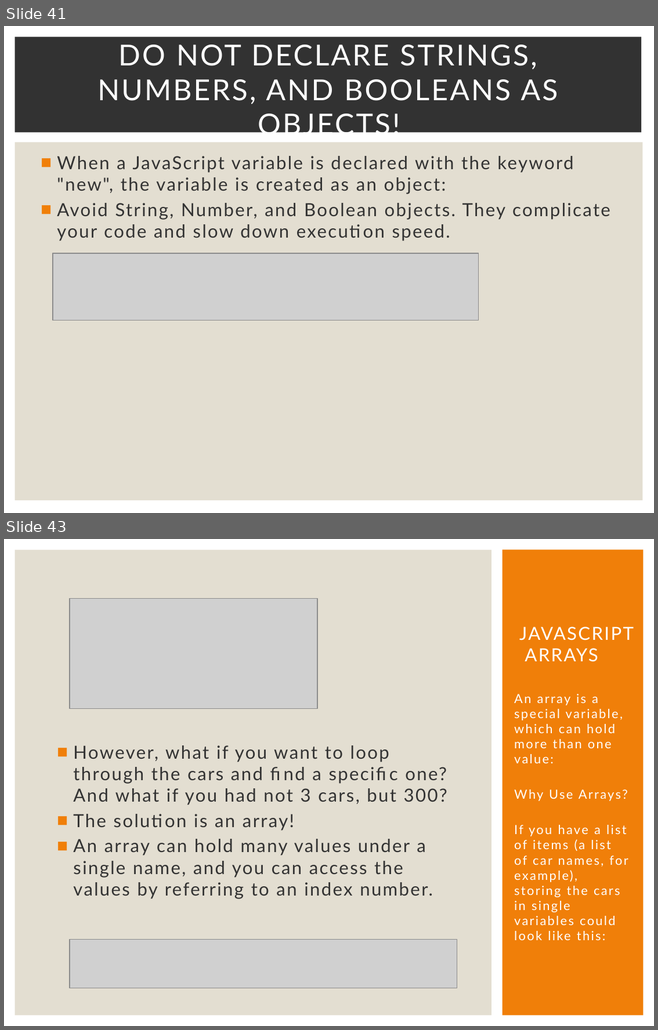
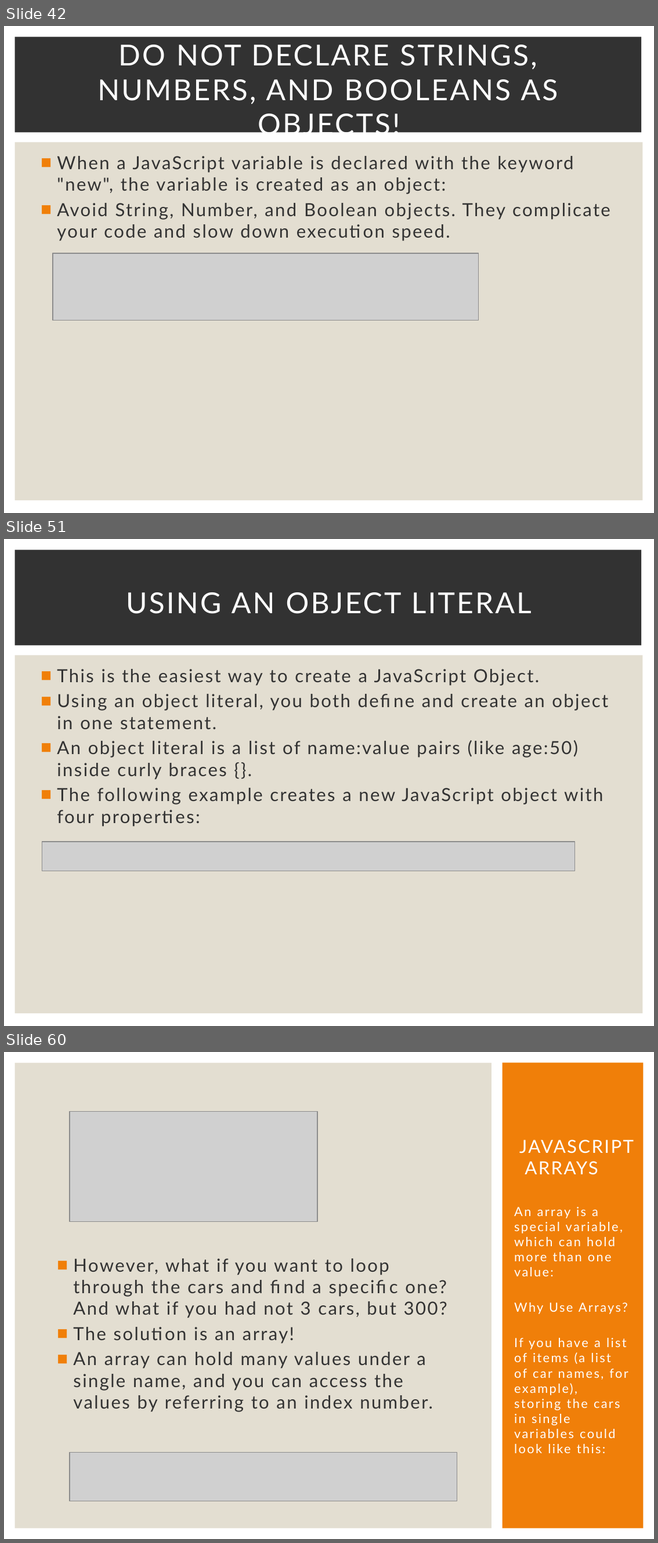
Before and after one commit to Karamihova/Fundamentals-JS, a slide deck: Programming Prep.pptx. Shown one above the other, each under a label of ours: slides 41 and 43 before the commit, slides 42, 51 and 60 after it; the slides between them are not shown. The pictures are 658x1030 and 658x1543 pixels, drawn with LibreOffice and Linux fonts; fonts in the diff are those of the drawing; grey boxes stand for pictures. Boxes give left, top, right and bottom in pixels: in the first picture for what was removed or moved away, otherwise in the second. Text is boxed around its words. In the diff, an @@ line names an element or a change of style, - is before the commit and + after.

```diff
--- a/Programming Prep.pptx
+++ b/Programming Prep.pptx
@@ slide 51 added at (x1=4, y1=539, x2=654, y2=1026), background #FFFFFF; not listed: 2 template elements that a slide beside it also shows @@
@@ title added at (x1=126, y1=592, x2=531, y2=614), 32 pt, text #FFFFFF @@
+USING AN OBJECT LITERAL
@@ text added at (x1=57, y1=669, x2=608, y2=823), 20 pt, text #323232 @@
+■ This is the easiest way to create a JavaScript Object.
+■ Using an object literal, you both define and create an object in one statement.
+■ An object literal is a list of name:value pairs (like age:50) inside curly braces {}.
+■ The following example creates a new JavaScript object with four properties:
@@ picture added at (x1=42, y1=842, x2=574, y2=871) @@
@@ what was slide 41 is now slide 42 @@
@@ what was slide 43 is now slide 60 @@
```
Also in this commit, not shown: 17 other slides added, 1 slide removed.
